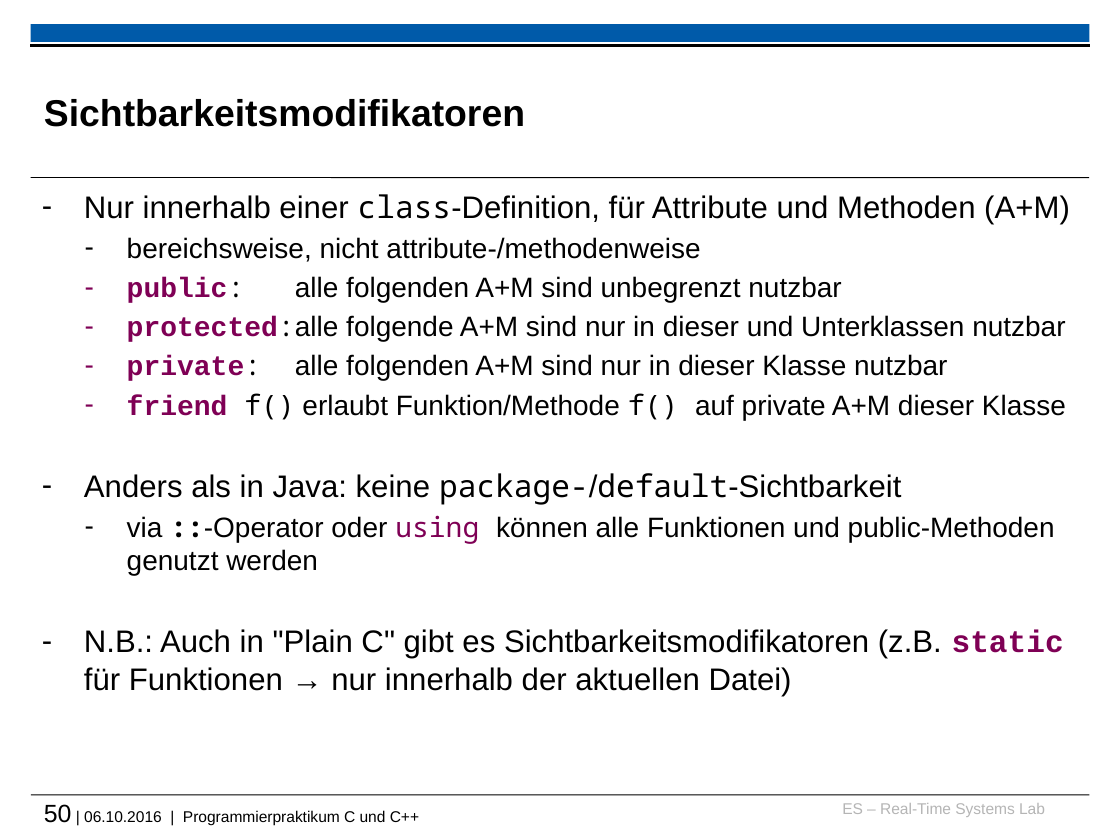
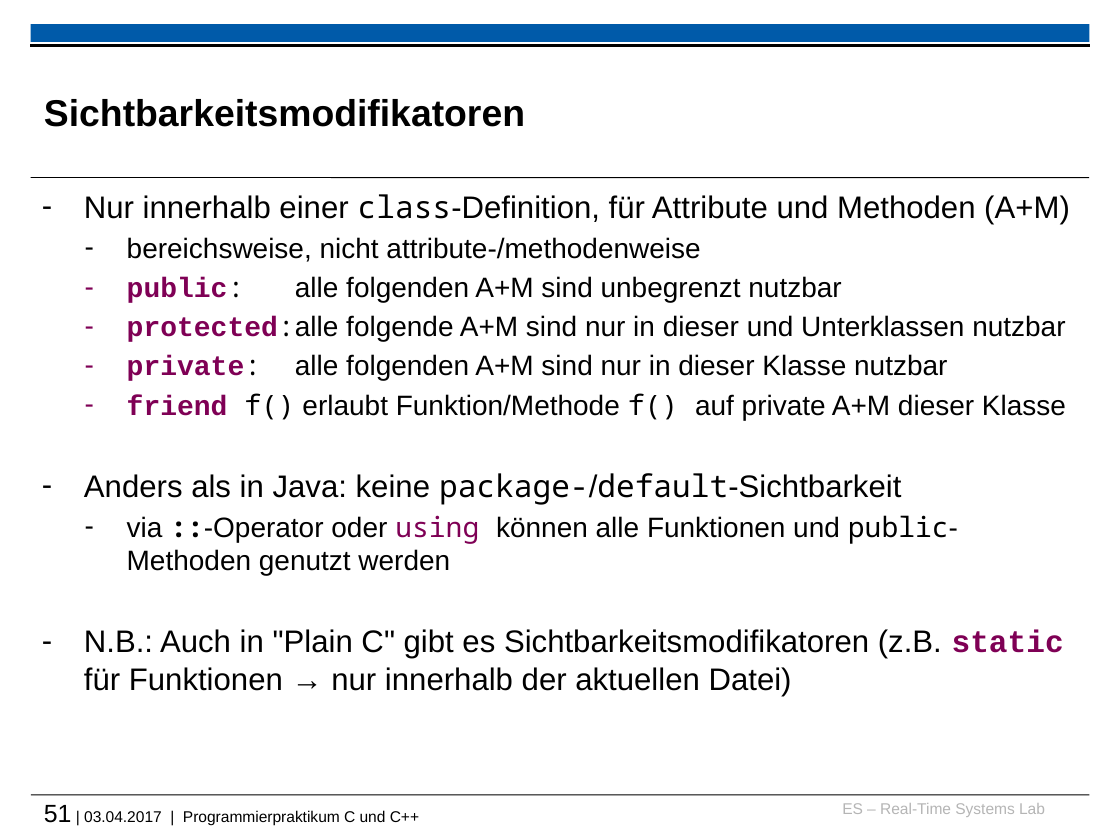
Before and after one commit to h82k/tud-cppp, a slide deck: slide 51 of cppp_lecture.pptx (slide 50 before the commit). Drawn at 1120x840 pixels with LibreOffice and Linux fonts; fonts in the diff are those of the drawing; background and template pictures are left out. Boxes give left, top, right and bottom in pixels: in the first picture for what was removed or moved away, otherwise in the second. Text is boxed around its words. In the diff, an @@ line names an element or a change of style, - is before the commit and + after.

```diff
--- a/cppp_lecture.pptx
+++ b/cppp_lecture.pptx
@@ text at [127, 515, 958, 575]: font Arial to Noto Sans Mono in "public-Methoden" @@
@@ text at [44, 805, 419, 825]: text changed @@
-50 | 06.10.2016 | Programmierpraktikum C und C++
+51 | 03.04.2017 | Programmierpraktikum C und C++
```
Also in this commit, not shown: 6 other slides changed, 4 slides added, 1 slide removed.
